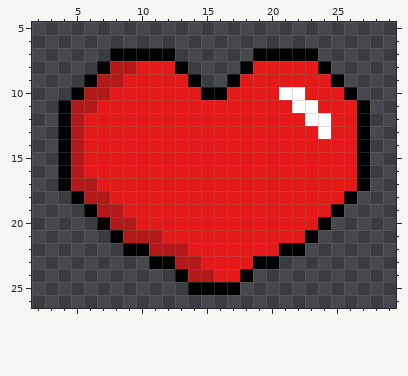
Pixel-art sprite: 2DGame/Assets/Sprites/Heart/Heart2.png. Above: the version before the commit.
The file is 320x320 pixels, drawn in blocks of 10x10; one block is one cell here. Shown: x 2..29, y 5..26.
After:
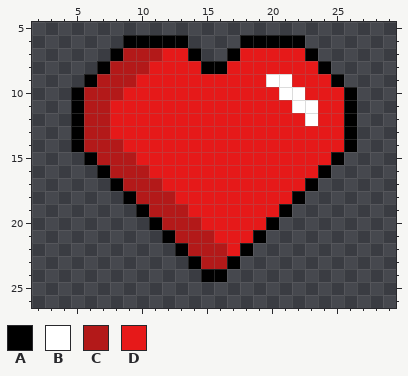
Palette (. is transparent): A #000000  B #ffffff  C #b31919  D #e61919
The commit says: Perfected Heart Animation
Difference:
y 6: x 9..13 ..... -> AAAAA; x 18..22 ..... -> AAAAA
y 7: x 9..14 AAAA.. -> CCCDDA; x 17..22 ..AAAA -> ADDDDD
y 8: x 10 D -> C; x 13..18 A....A -> DDAADD
y 9: x 9 D -> C; x 14..17 A..A -> DDDD; x 20..21 DD -> BB
y 10: x 8 D -> C; x 15..16 AA -> DD
y 11: x 4..5 AC -> .A; x 7 D -> C; x 26..27 DA -> A.
y 12..13: x 4..7 ACDD -> .ACC; x 24 B -> D; x 26..27 DA -> A.
y 14: x 4..8 ACDDD -> .ACCC; x 26..27 DA -> A.
y 15: x 4..9 ACDDDD -> ..ACCC; x 25..27 DDA -> A..
y 16: x 4..10 ACDDDDD -> ...ACCC; x 24..27 DDDA -> A...
y 17: x 4..11 ACCDDDDD -> ....ACCC; x 23..27 DDDDA -> A....
y 18: x 5..12 ACCDDDDD -> ....ACCC; x 22..26 DDDDA -> A....
y 19: x 6..13 ACCDDDDD -> ....ACCC; x 21..25 DDDDA -> A....
y 20: x 7..14 ACCDDDDD -> ....ACCC; x 20..24 DDDDA -> A....
y 21: x 8..15 ACCCDDDD -> ....ACCC; x 19..23 DDDDA -> A....
y 22: x 9..16 AACCCDDD -> ....ACCC; x 18..22 DDDAA -> A....
y 23: x 11..20 AACCDDDDAA -> ...ACCA...
y 24: x 13..18 ACCDDA -> ..AA..
y 25: x 14..17 AAAA -> ....
Pixel boxes of the changes (left, top, right, bottom) in both pictures:
changed: (58, 35, 370, 295)
